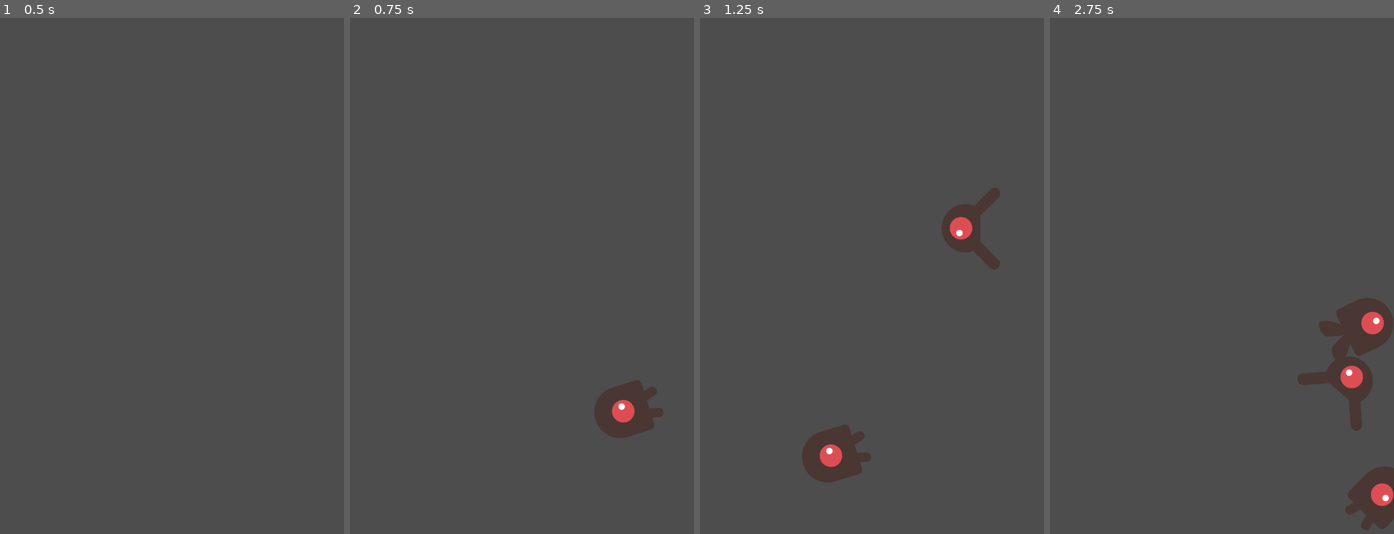
Above: before the commit, frames 1-4 (left to right).
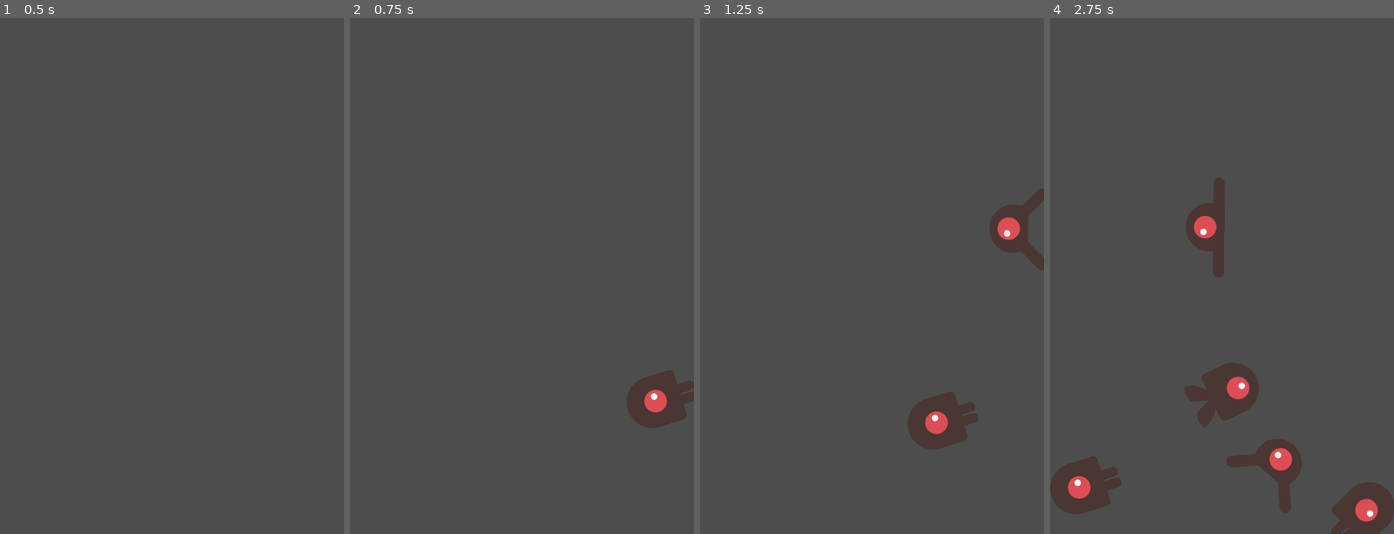
Above: after the commit, the same moments.

Repository: misaelpereiradev/dodge-the-creeps-game
Game: Godot game, scene res://scenes/world/world.tscn
Two runs of this game, one before a commit and one after it. Both use one fixed random seed, a clock stepped at 60 frames per second and the inputs below. The project has no main scene, so this scene is started directly.
Inputs:
- Up to frame 1 (0.5 s): no input
- Up to frame 2 (0.75 s): tap Enter at 0.5 s; hold Right (ui_right) from 0.53 s (still down)
- Up to frame 3 (1.25 s): keep holding Right (ui_right)
- Up to frame 4 (2.75 s): release Right (ui_right) at 1.28 s; hold Down (ui_down) 1.28-2.03 s; hold Right (ui_right) from 2.03 s (still down)

Frame 1 is identical in both runs. In frame 2, 2.1% of the frame differs, in the area x 71-100%, y 68-82%; in frame 3, 5.4%; in frame 4, 9.5%, in the area x 0-100%, y 30-100%.

Commit message:
fix: mob min and max speed

Diff:
--- a/scenes/enemies/mob/mob.tscn
+++ b/scenes/enemies/mob/mob.tscn
@@ -55,7 +55,7 @@
 scale = Vector2(0.75, 0.75)
 sprite_frames = SubResource("SpriteFrames_u0j4j")
 animation = &"WALKING"
-frame_progress = 0.944921
+frame_progress = 0.295946
 
 [node name="MobCollisionShape" type="CollisionShape2D" parent="."]
 rotation = 1.5708
--- a/scenes/enemies/mob/scripts/mob.gd
+++ b/scenes/enemies/mob/scripts/mob.gd
@@ -4,8 +4,8 @@
 @onready var collision_shape: CollisionShape2D = $MobCollisionShape
 @onready var visible_screen_notifier: VisibleOnScreenNotifier2D = $MobVisibleOnScreenNotifier
 
-const MIN_LINEAR_SPEED: int = 250
-const MAX_LINEAR_SPEED: int = 450
+const MIN_LINEAR_SPEED: int = 150
+const MAX_LINEAR_SPEED: int = 250
 
 var linear_speed: int = 0
 
